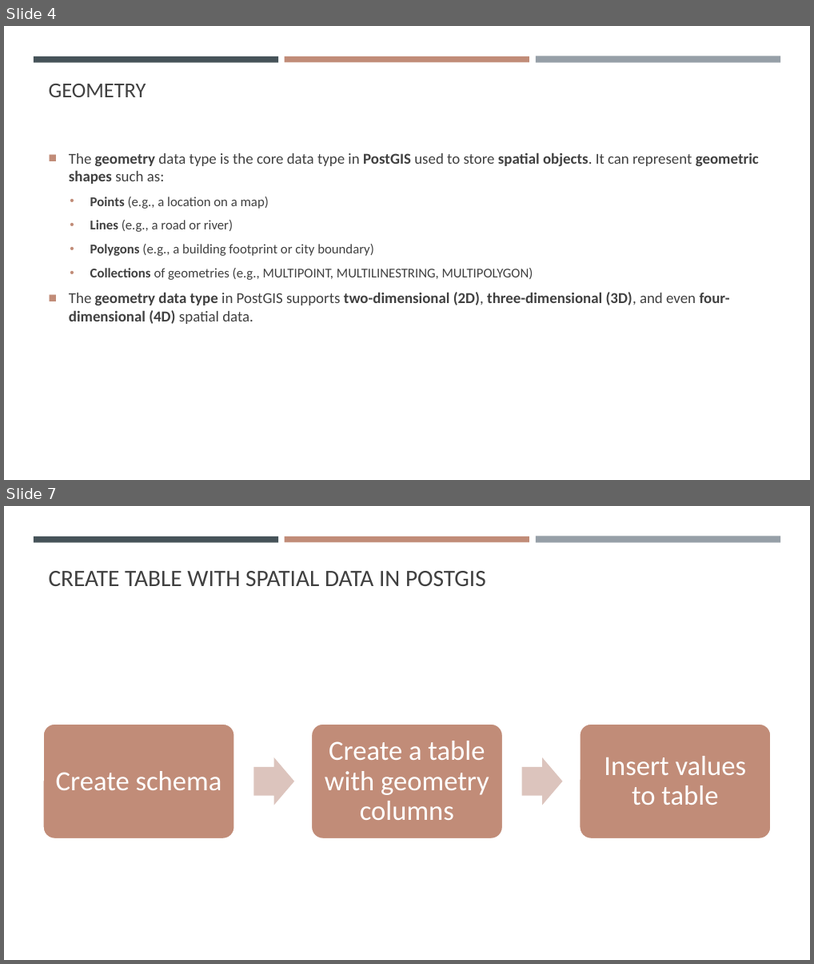
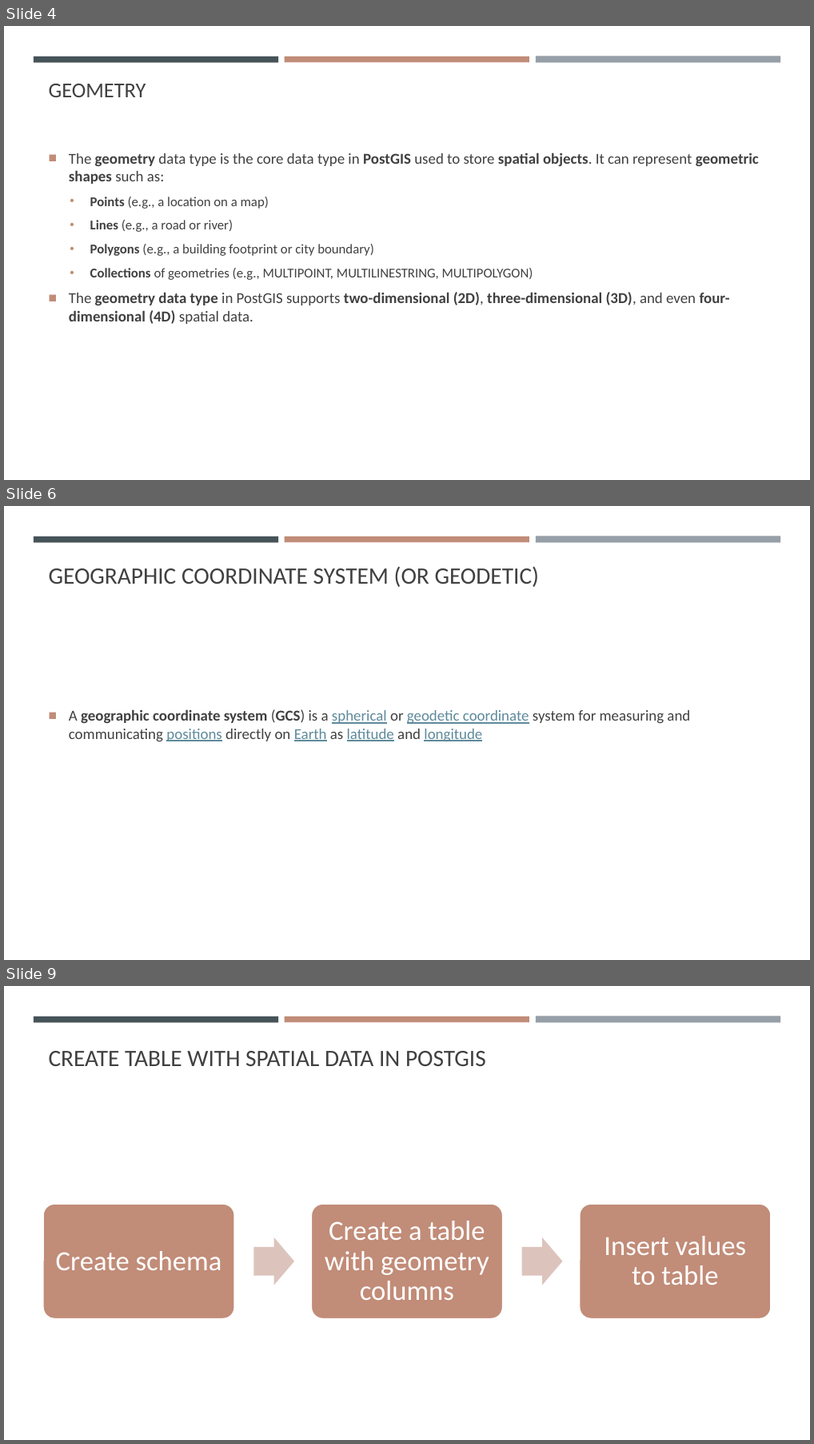
Before and after one commit to gisynw/ssj-376, a slide deck: docs/Lectures/Week03/Week03_SpatialData.pptx. Shown one above the other, each under a label of ours: slides 4 and 7 before the commit, slides 4, 6 and 9 after it; the slides between them are not shown. The pictures are 814x964 and 814x1444 pixels, drawn with LibreOffice and Linux fonts; fonts in the diff are those of the drawing. Boxes give left, top, right and bottom in pixels: in the first picture for what was removed or moved away, otherwise in the second. Text is boxed around its words. In the diff, an @@ line names an element or a change of style, - is before the commit and + after.

```diff
--- a/docs/Lectures/Week03/Week03_SpatialData.pptx
+++ b/docs/Lectures/Week03/Week03_SpatialData.pptx
@@ slide 6 added at bbox=[4, 506, 810, 960], background #FFFFFF; not listed: 3 template elements that a slide beside it also shows @@
@@ title added at bbox=[49, 566, 540, 587], 28 pt, text #404040 @@
+GEOGRAPHIC COORDINATE SYSTEM (OR GEODETIC)
@@ text added at bbox=[69, 709, 690, 742], 18 pt, text #404040 @@
+■ A geographic coordinate system (GCS) is a spherical or geodetic coordinate system for measuring and communicating positions directly on Earth as latitude and longitude
@@ what was slide 7 is now slide 9 @@
```
Also in this commit, not shown: 1 slide changed, 3 other slides added.
